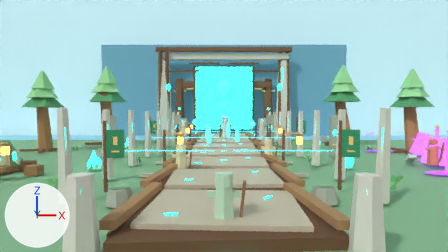
What one commit did to the Blender file assets/blender/elarthalas_approach_visual_benchmark_v002.blend.
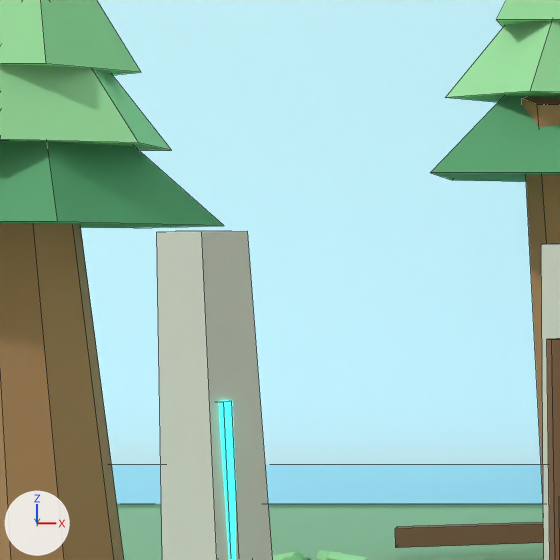
The first picture shows the older version from the file's camera 'ELAR_LightingRender_Camera_ThirdPersonSacredApproach'. The close-ups show the older and then the newer version on the part from 9% to 23% of the width and 32% to 58% of the height of that picture. Only the edits that show in the close-ups are written down. Every picture has the same lights, and +X, +Y and +Z are marked at lower left. The close-ups show mesh edges as thin lines.

Objects in the first close-up: 'ELAR_ArchiveCity_ControlledLivingTree_00_ChunkyLivingTrunk', 'ELAR_ArchiveCity_ControlledLivingTree_00_NeedleCanopy_00', 'ELAR_ArchiveCity_ControlledLivingTree_00_NeedleCanopy_01', 'ELAR_ArchiveCity_ControlledLivingTree_00_RootButtress_02', 'ELAR_ArchiveCity_ControlledLivingTree_02_ChunkyLivingTrunk', 'ELAR_ArchiveCity_ControlledLivingTree_02_NeedleCanopy_00', 'ELAR_ArchiveCity_ControlledLivingTree_02_NeedleCanopy_01', 'ELAR_ArchiveCity_ControlledLivingTree_02_NeedleCanopy_02', 'ELAR_Terrain_Backdrop_SacredMorningSky', 'ELAR_Terrain_DistantBlueMistBackplate', 'ELAR_Terrain_SacredApproachGround_76x38m', 'ELAR_WardsAndProps_WardlineScannerMonolith_Left_00_PaleStoneBlade' and 5 more.
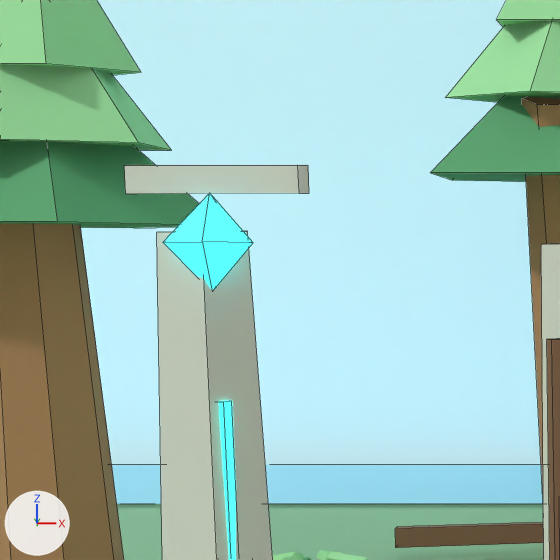
Location of each change, (x1, y1, x2, y2) in pixels of the close-ups (560 x 560 px):
```json
{"object": "ELAR_WardsAndProps_WardlineScannerMonolith_Left_00_StoneBrowSilhouette", "change": "added", "after": [124, 165, 309, 194]}
{"object": "ELAR_WardsAndProps_WardlineScannerMonolith_Left_00_MaskLikeCyanEye", "change": "added", "after": [163, 193, 253, 290], "on screen": "cyan"}
```

The change, as JSON lines over the scene's bpy script:
```json
{"op": "add", "block": "me_elar_wardsandprops_wardlinescannermonolith_left_00_stonebrowsilhouette_mesh", "code": ["me_elar_wardsandprops_wardlinescannermonolith_left_00_stonebrowsilhouette_mesh = bpy.data.meshes.new('ELAR_WardsAndProps_WardlineScannerMonolith_Left_00_StoneBrowSilhouette_Mesh')", "me_elar_wardsandprops_wardlinescannermonolith_left_00_stonebrowsilhouette_mesh.from_pydata(...)  # a box spanning x -0.38..0.38, y -0.04..0.04, z -0.06..0.06", "me_elar_wardsandprops_wardlinescannermonolith_left_00_stonebrowsilhouette_mesh.materials.append(mat_mat_stone_palearchive)  # light grey #dddfd1"]}
{"op": "add", "block": "me_elar_wardsandprops_wardlinescannermonolith_left_00_masklikecyaneye_mesh", "code": ["me_elar_wardsandprops_wardlinescannermonolith_left_00_masklikecyaneye_mesh = bpy.data.meshes.new('ELAR_WardsAndProps_WardlineScannerMonolith_Left_00_MaskLikeCyanEye_Mesh')", "me_elar_wardsandprops_wardlinescannermonolith_left_00_masklikecyaneye_mesh.from_pydata([(0.18, 0.0, 0.0), (0.056, 0.171, 0.0), (-0.146, 0.106, 0.0), (-0.146, -0.106, 0.0), (0.056, -0.171, 0.0), (0.0, 0.0, 0.21), (0.0, 0.0, -0.21)], [], [(5, 0, 1), (6, 1, 0), (5, 1, 2), (6, 2, 1), (5, 2, 3), (6, 3, 2), (5, 3, 4), (6, 4, 3), (5, 4, 0), (6, 0, 4)])", "me_elar_wardsandprops_wardlinescannermonolith_left_00_masklikecyaneye_mesh.materials.append(mat_mat_rune_cyan_emission)  # cyan #3fced4, glowing cyan #38f3ff"]}
{"op": "add", "block": "ob_elar_wardsandprops_wardlinescannermonolith_left_00_stonebrowsilhouette", "code": ["ob_elar_wardsandprops_wardlinescannermonolith_left_00_stonebrowsilhouette = bpy.data.objects.new('ELAR_WardsAndProps_WardlineScannerMonolith_Left_00_StoneBrowSilhouette', me_elar_wardsandprops_wardlinescannermonolith_left_00_stonebrowsilhouette_mesh)", "ob_elar_wardsandprops_wardlinescannermonolith_left_00_stonebrowsilhouette.location = (-5.81, -14.12, 3.82)", "ob_elar_wardsandprops_wardlinescannermonolith_left_00_stonebrowsilhouette.rotation_euler = (0.0349, 0.0, -0.0524)  # degrees (2, 0, -3)"]}
{"op": "add", "block": "ob_elar_wardsandprops_wardlinescannermonolith_left_00_masklikecyaneye", "code": ["ob_elar_wardsandprops_wardlinescannermonolith_left_00_masklikecyaneye = bpy.data.objects.new('ELAR_WardsAndProps_WardlineScannerMonolith_Left_00_MaskLikeCyanEye', me_elar_wardsandprops_wardlinescannermonolith_left_00_masklikecyaneye_mesh)", "ob_elar_wardsandprops_wardlinescannermonolith_left_00_masklikecyaneye.location = (-5.81, -14.18, 3.55)"]}
```
